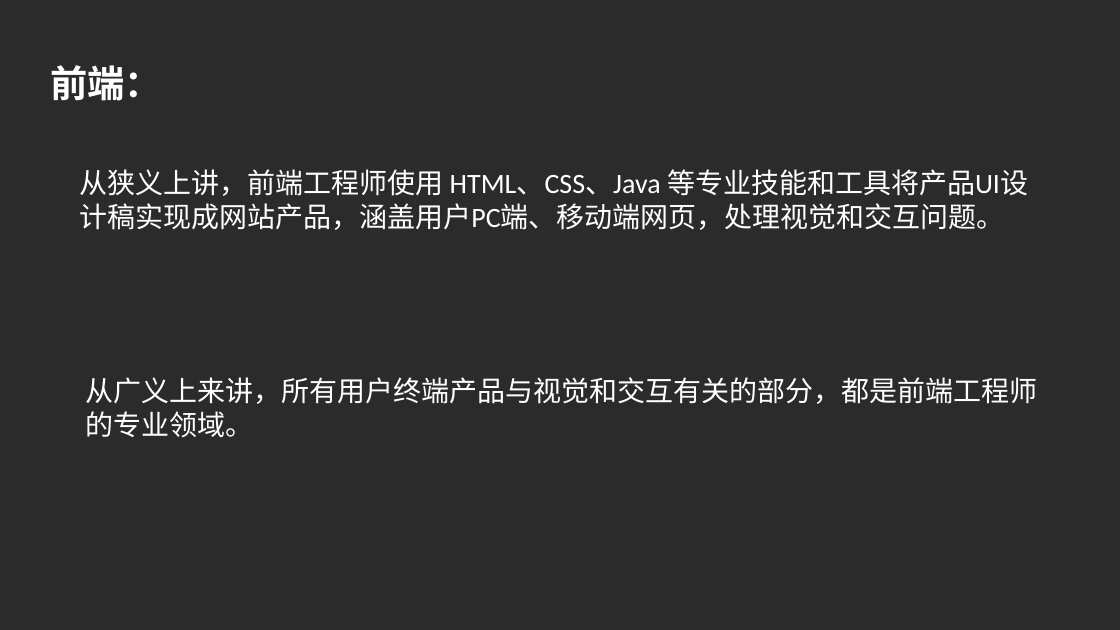
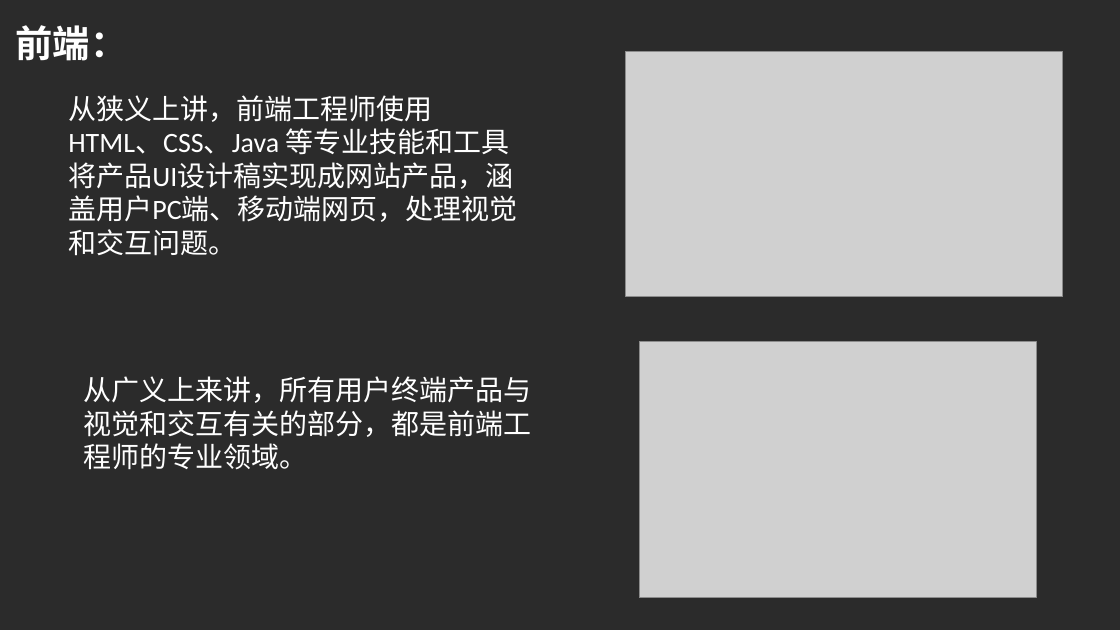
Before and after one commit to luke93h/git-blog, a slide deck: slide 5 of src/大前端简介.pptx. Drawn at 1120x630 pixels with LibreOffice and Linux fonts; fonts in the diff are those of the drawing; grey boxes stand for pictures; background and template pictures are left out; a plain dark background stands for a picture behind light text. Boxes give left, top, right and bottom in pixels: in the first picture for what was removed or moved away, otherwise in the second. Text is boxed around its words. In the diff, an @@ line names an element or a change of style, - is before the commit and + after.

```diff
--- a/src/大前端简介.pptx
+++ b/src/大前端简介.pptx
@@ text "前端：": place and size @@
-text "前端：" at (50,65,162,101)
+text "前端：" at (15,25,127,61)
@@ picture added at (626,52,1063,297) @@
@@ text "从狭义上讲，前端工程师使用 HTML、CSS、Java 等专业技能和工具将产品UI设计稿实现成网站产品，涵盖用户PC端、 ..." rewrapped from (79,169,1028,230) to (68,95,517,256) @@
@@ picture added at (640,342,1036,598) @@
@@ text "从广义上来讲，所有用户终端产品与视觉和交互有关的部分，都是前端工程师的专业领域。" rewrapped from (86,377,1038,437) to (83,376,531,469) @@
```
Also in this commit, not shown: 3 other slides changed, 4 slides removed, 2 other files.
